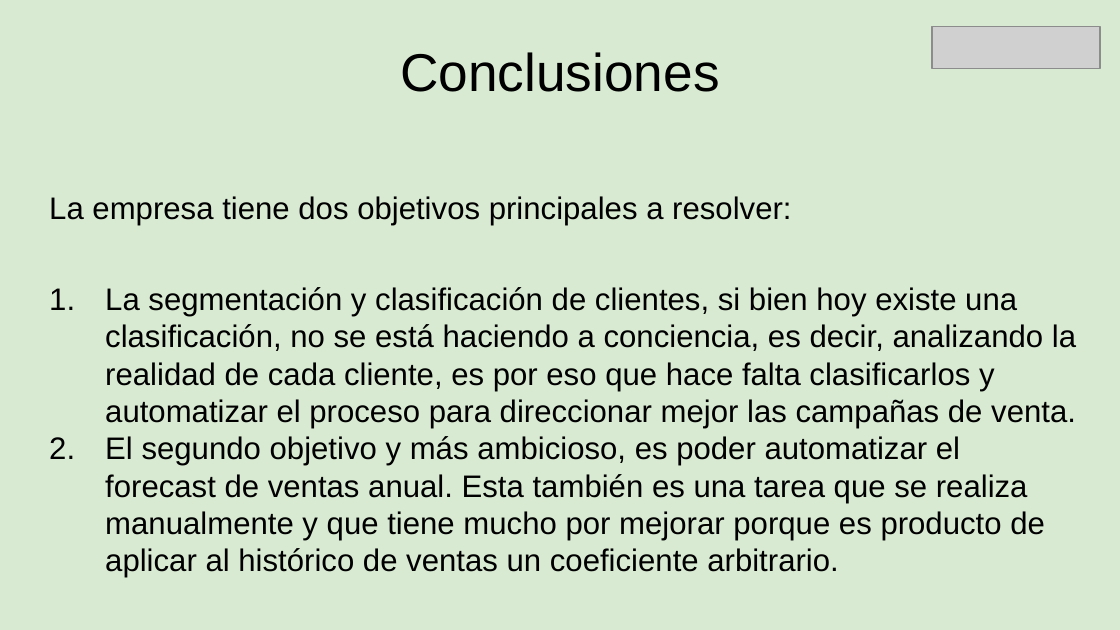
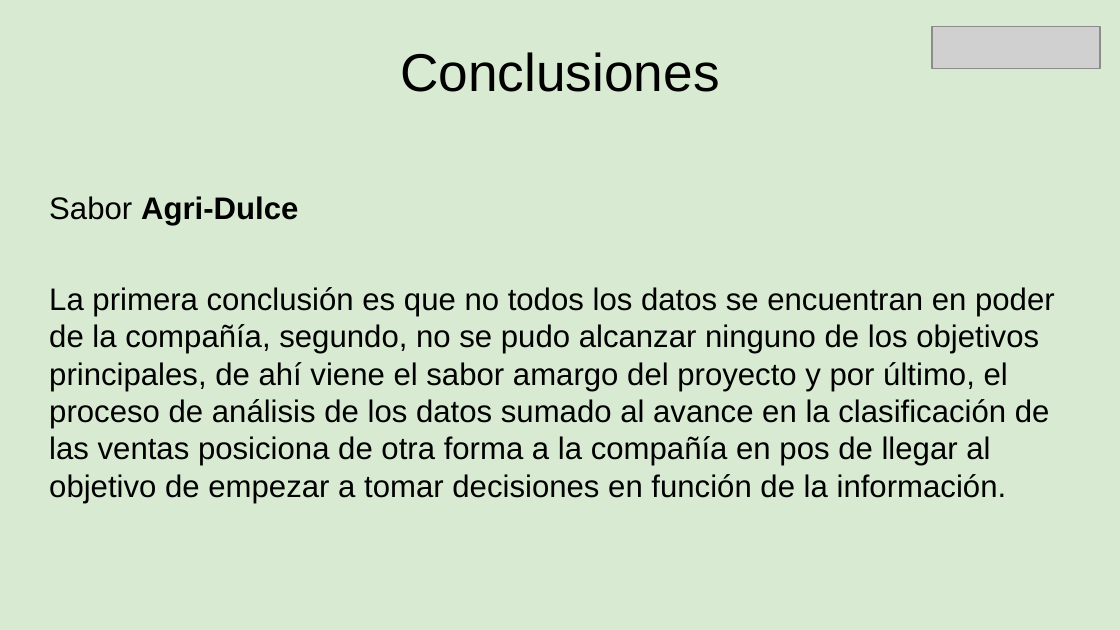
Before and after one commit to AgustinOlivaDS/DataScience, a slide deck: slide 9 of Entregas/Entrega Final/Documento Ejecutivo.pptx. Drawn at 1120x630 pixels with LibreOffice and Linux fonts; fonts in the diff are those of the drawing; grey boxes stand for pictures. Boxes give left, top, right and bottom in pixels: in the first picture for what was removed or moved away, otherwise in the second. Text is boxed around its words. In the diff, an @@ line names an element or a change of style, - is before the commit and + after.

```diff
--- a/Entregas/Entrega Final/Documento Ejecutivo.pptx
+++ b/Entregas/Entrega Final/Documento Ejecutivo.pptx
@@ text at [49,196,298,225]: text changed; bold on @@
-La empresa tiene dos objetivos principales a resolver:
+Sabor Agri-Dulce
@@ text at [49,287,1055,503]: text changed @@
-1. La segmentación y clasificación de clientes, si bien hoy existe una clasificación, no se está haciendo a conciencia, es decir, analizando la realidad de cada cliente, es por eso que hace falta clasificarlos y automatizar el proceso para direccionar mejor las campañas de venta.
-2. El segundo objetivo y más ambicioso, es poder automatizar el forecast de ventas anual. Esta también es una tarea que se realiza manualmente y que tiene mucho por mejorar porque es producto de aplicar al histórico de ventas un coeficiente arbitrario.
+La primera conclusión es que no todos los datos se encuentran en poder de la compañía, segundo, no se pudo alcanzar ninguno de los objetivos principales, de ahí viene el sabor amargo del proyecto y por último, el proceso de análisis de los datos sumado al avance en la clasificación de las ventas posiciona de otra forma a la compañía en pos de llegar al objetivo de empezar a tomar decisiones en función de la información.
```
Also in this commit, not shown: 4 other slides changed.
